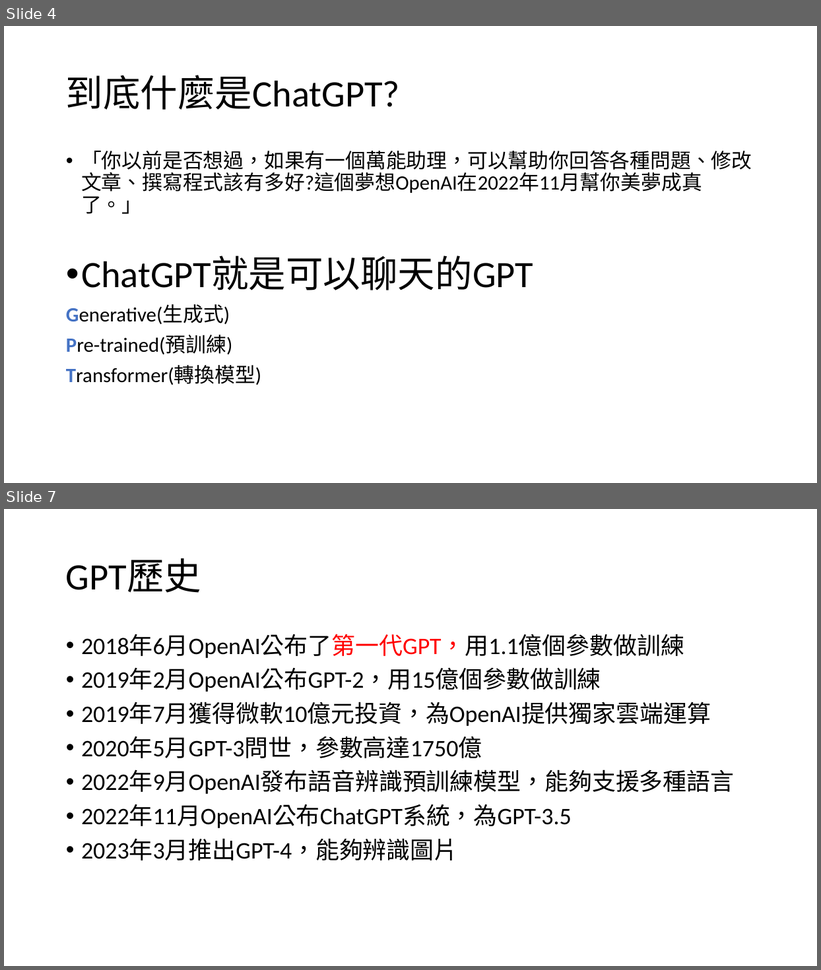
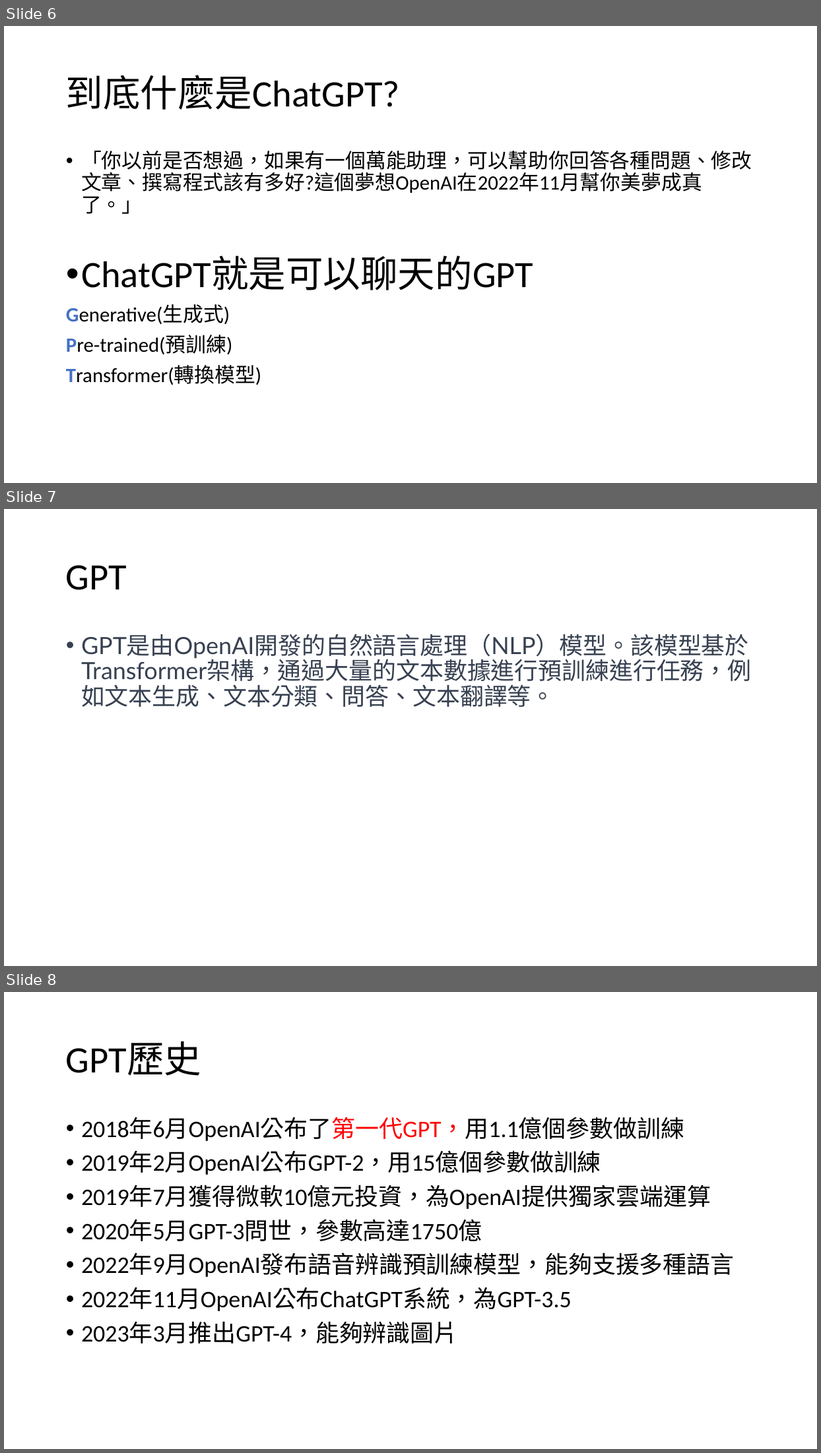
Before and after one commit to 10994015/0927speech, a slide deck: ppt草稿.pptx. Shown one above the other, each under a label of ours: slides 4 and 7 before the commit, slides 6, 7 and 8 after it; the slides between them are not shown. The pictures are 821x970 and 821x1453 pixels, drawn with LibreOffice and Linux fonts; fonts in the diff are those of the drawing. Boxes give left, top, right and bottom in pixels: in the first picture for what was removed or moved away, otherwise in the second. Text is boxed around its words. In the diff, an @@ line names an element or a change of style, - is before the commit and + after.

```diff
--- a/ppt草稿.pptx
+++ b/ppt草稿.pptx
@@ slide 7 added at box(4, 509, 817, 966), background #FFFFFF @@
@@ title added at box(66, 565, 127, 590), 44 pt, text #000000 @@
+GPT
@@ text added at box(81, 634, 752, 707), 28 pt, text #374151 @@
+• GPT是由OpenAI開發的自然語言處理（NLP）模型。該模型基於Transformer架構，通過大量的文本數據進行預訓練進行任務，例如文本生成、文本分類、問答、文本翻譯等。
@@ what was slide 4 is now slide 6 @@
@@ what was slide 7 is now slide 8 @@
```
Also in this commit, not shown: 1 slide changed, 15 other slides added, 16 other files.
